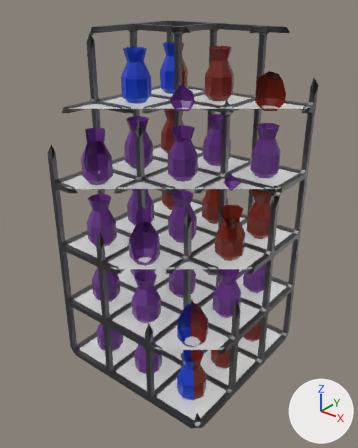
The Blender file Assets Folder/Sculpture.blend, before and after one commit.
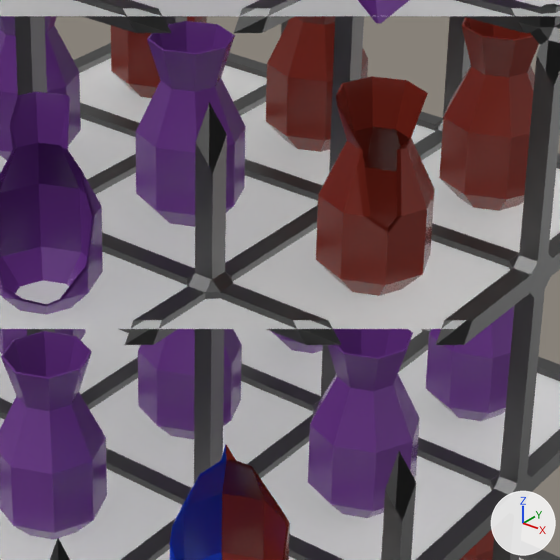
There are two pictures of each version: one whole from a camera (50 mm lens) standing at (5.48, -6.97, 4.22) and looking at (0.02, -0.13, -0.02), one close up on the part from 37% to 78% of the width and 41% to 73% of the height. Lighting does not change. The marker at lower right points along +X, +Y and +Z. The last two pictures show the newer version. The close-ups show mesh edges as thin lines. Everything nearer to the camera than a plane just in front of the edit is cut away.
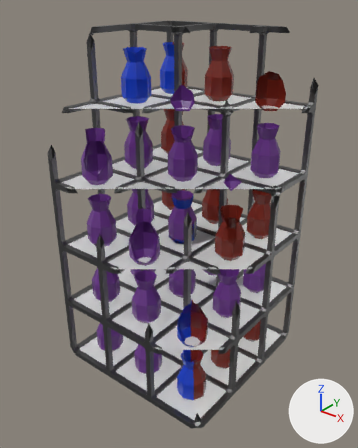
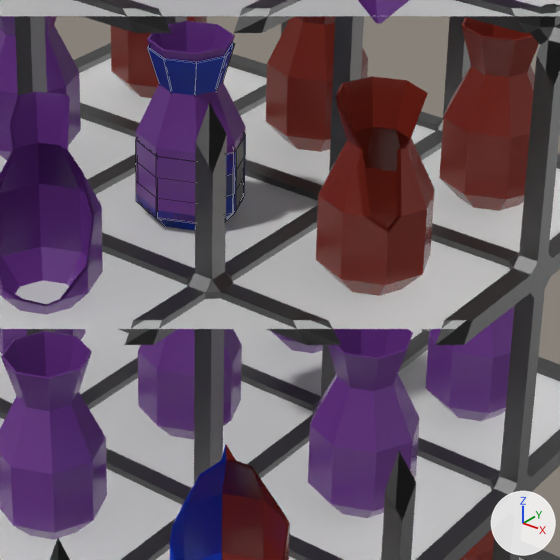
Patch to the scene script:
```diff
--- a/Assets Folder/Sculpture.blend.py
+++ b/Assets Folder/Sculpture.blend.py
@@ me_cube_002 @@
+me_cube_002.from_pydata(...)  # 104 vertices, 98 faces; spans x -0.28..0.28, y -0.28..0.28, z -0.481..0.517
+# faces by material slot: [9, 89]
+me_cube_002.materials.append(mat_frame)
+me_cube_002.materials.append(mat_pot_3)  # red #7e281e
@@ me_cube_001 @@
+me_cube_001.from_pydata(...)  # 88 vertices, 82 faces; spans x -0.28..0.28, y -0.28..0.28, z -0.481..0.517
+# faces by material slot: [3, 79]
+me_cube_001.materials.append(mat_frame)
+me_cube_001.materials.append(mat_pot_2)
@@ ob_cube_002 @@
+ob_cube_002 = bpy.data.objects.new('Cube.002', me_cube_002)
+ob_cube_002.location = (0.0, 0.0, 0.0)
@@ ob_cube_001 @@
+ob_cube_001 = bpy.data.objects.new('Cube.001', me_cube_001)
+ob_cube_001.location = (0.0, 0.0, 0.0)
```

Where the change shows, as pixel boxes [x1, y1, x2, y2] in the close-ups (560 x 560 px):
'Cube.001', added: after [136, 43, 245, 230]
    faces in mat_pot_2: [136, 43, 245, 230]
    faces in mat_frame: [236, 138, 244, 210]
'Cube.002', added: after [136, 139, 243, 223]
    faces in mat_pot_3 (red #7e281e): [136, 153, 235, 223]
    faces in mat_frame: [226, 139, 243, 216]
